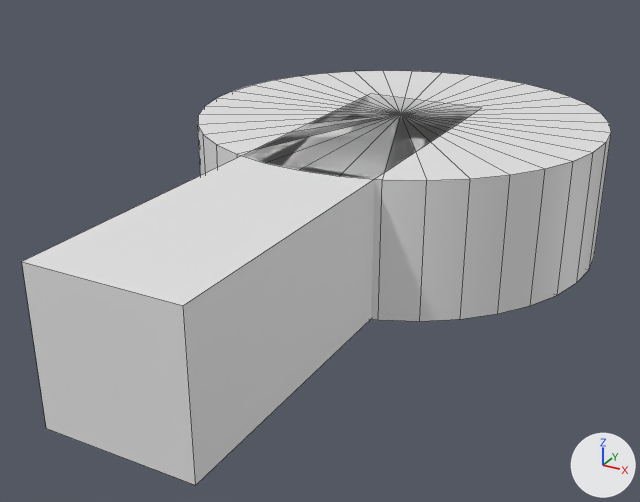
Renders of the FBX model Flowfield-Pathfinding/Assets/Models/agent.fbx from each side of a commit.
Both versions are drawn from a camera (50 mm lens) standing at (1.38, -3.22, 1.42) and looking at (-0.03, -0.66, 0.14). The lights are fixed; the arrows at lower right show +X, +Y and +Z. Mesh edges are drawn as thin lines. Where no turn or scale is listed for an object, it has been applied to the vertices. Vertices at the same position are counted once.

Names of what the first picture shows: 'Agent'.
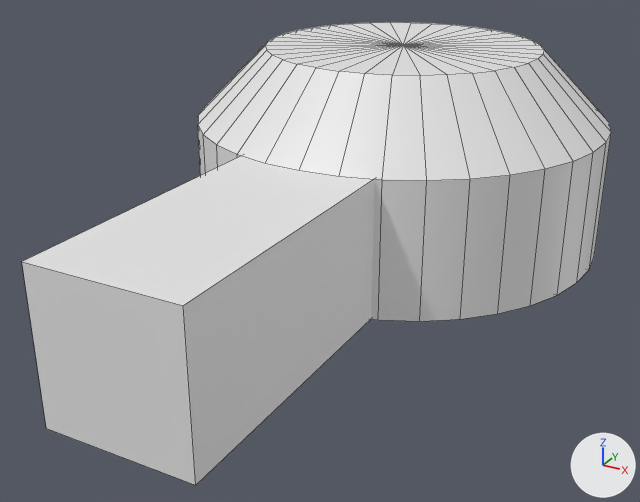
Commit message: Better agent mesh

Where the newer file only moved an object's origin or applied its transform, the numbers keep the older frame.

Patch to the scene script:
```diff
--- a/Flowfield-Pathfinding/Assets/Models/agent.fbx.py
+++ b/Flowfield-Pathfinding/Assets/Models/agent.fbx.py
@@ me_mesh @@
 # used by ob_agent; location = (0.0, -0.05, 0.0)
-me_mesh.from_pydata(...)  # 82 vertices, 114 faces; spans x -0.8..0.8, y -1.75..0.8, z 0.0..0.5
+me_mesh.from_pydata(...)  # 118 vertices, 150 faces; spans x -0.8..0.8, y -1.75..0.8, z 0.0..0.77
+# me_mesh part 1
+# 1 vertex is removed from x 0.0, y 0.0, z 0.5
+# 36 faces are deleted
+# 37 vertices are added at x -0.53..0.53, y -0.53..0.53, z 0.77
+# 72 new faces join them
```

Boxes [x1, y1, x2, y2] around the edits, measured in the pictures (640 x 502 px):
'Agent', reshaped (12% taller)
    before: [22, 71, 611, 485]
    after: [22, 22, 611, 485]
part 1 of me_mesh, built on
    before: [198, 71, 611, 180]
    after: [198, 22, 611, 180]
